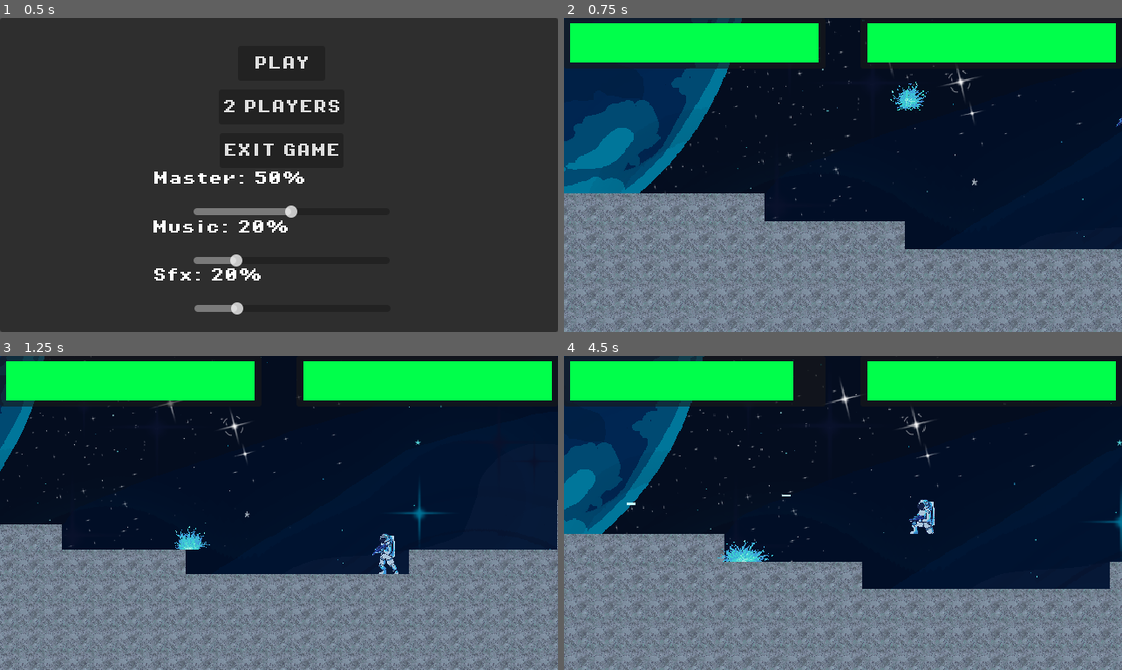
Above: before the commit, frames 1-4 (two rows, left to right).
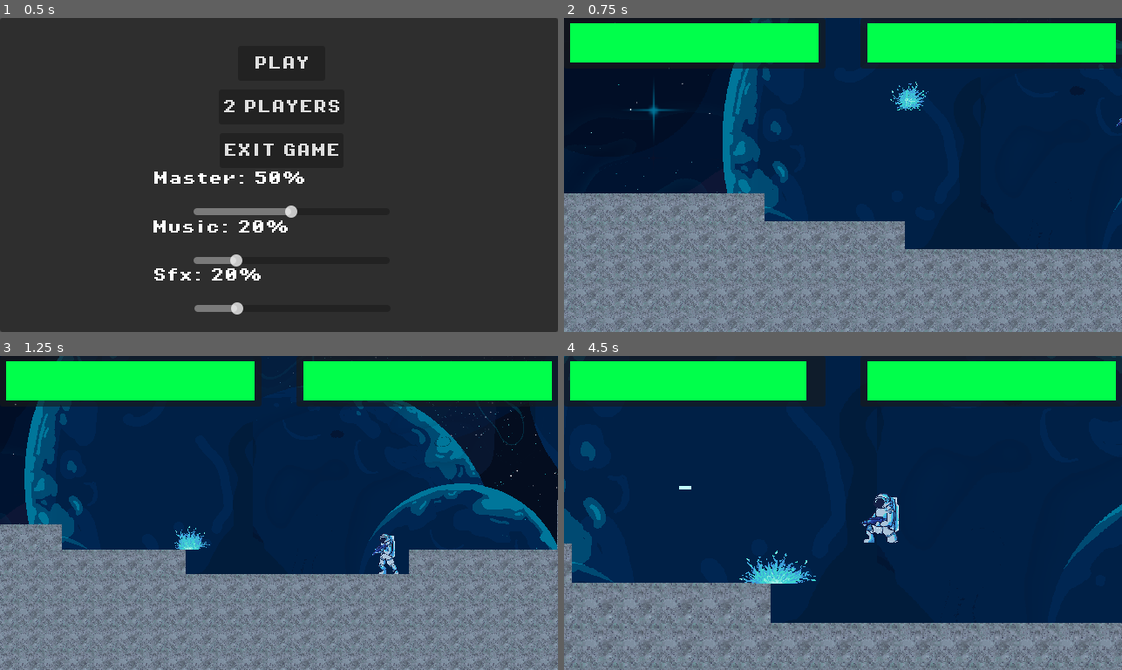
Above: after the commit, the same moments.

Repository: Abel-Breaker/CuanticFight
Game: Godot game, scene res://scenes/ui/MainMenu.tscn
Same seed, same stepped clock (60 frames per second), same inputs: the game is played once before the commit and once after it.
Inputs (mouse positions are in pixels of both pictures, inside the frame that each line leads up to):
- Up to frame 1 (0.5 s): no input
- Up to frame 2 (0.75 s): click "PLAY" at 0.5 s
- Up to frame 3 (1.25 s): no input
- Up to frame 4 (4.5 s): move the mouse to (965, 497) at 1.27 s; tap Left (move_left_2) at 1.35, 2.3, 3.6 s; tap Up (jump_2) at 1.52, 2.27, 3.77 s; tap Right (move_right_2) at 1.55, 2.1, 3.05, 4.35 s; move the mouse to (731, 528) at 2.02 s; move the mouse to (898, 443) at 2.77 s; tap Shift (light_attack_2) at 2.85 s; move the mouse to (815, 575) at 3.52 s; move the mouse to (1010, 560) at 4.27 s

Frame 1 is identical in both runs. In frame 2, 40% of the frame differs, in the area x 0-100%, y 0-74%; in frame 3, 34%; in frame 4, 59%, in the area x 0-100%, y 0-100%.

Commit message:
Added cooldown to the black hole and life to the characters. Improved AI. Divided testing map backgroind in 4

Diff:
--- a/scenes/characters/ClassicEspecialAttack.tscn
+++ b/scenes/characters/ClassicEspecialAttack.tscn
@@ -6,7 +6,7 @@
 script = ExtResource("1_r00vp")
 
 [node name="Cooldown" type="Timer" parent="." unique_id=1686921152]
-wait_time = 2.0
+wait_time = 4.0
 one_shot = true
 
 [node name="EffectTimer" type="Timer" parent="." unique_id=1934980092]
--- a/scenes/stages/TestingMap.tscn
+++ b/scenes/stages/TestingMap.tscn
@@ -30,8 +30,26 @@
 
 [node name="Sprite2D" type="Sprite2D" parent="." unique_id=2034486664]
 show_behind_parent = true
-position = Vector2(284, -655)
-scale = Vector2(1.2998937, 1.2998942)
+position = Vector2(1297.2156, -290.47702)
+scale = Vector2(0.68508065, 0.68508095)
+texture = ExtResource("5_e8gxf")
+
+[node name="Sprite2D2" type="Sprite2D" parent="." unique_id=65438050]
+show_behind_parent = true
+position = Vector2(-797.99976, -283)
+scale = Vector2(0.68508065, 0.68508095)
+texture = ExtResource("5_e8gxf")
+
+[node name="Sprite2D3" type="Sprite2D" parent="." unique_id=1359709574]
+show_behind_parent = true
+position = Vector2(-805, -1650)
+scale = Vector2(0.68508065, 0.68508095)
+texture = ExtResource("5_e8gxf")
+
+[node name="Sprite2D4" type="Sprite2D" parent="." unique_id=1669628266]
+show_behind_parent = true
+position = Vector2(1289.9998, -1676.0001)
+scale = Vector2(0.68508065, 0.68508095)
 texture = ExtResource("5_e8gxf")
 
 [node name="Spawn1" type="Marker2D" parent="." unique_id=1732612166]
--- a/scenes/vfx/BlackHole.tscn
+++ b/scenes/vfx/BlackHole.tscn
@@ -2,45 +2,48 @@
 
 [ext_resource type="Texture2D" uid="uid://dx7jk3cobxs6l" path="res://assets/sprites/blackHole.png" id="1_8g5r0"]
 
+[sub_resource type="AtlasTexture" id="AtlasTexture_8g5r0"]
+atlas = ExtResource("1_8g5r0")
+region = Rect2(0, 128, 256, 128)
+
 [sub_resource type="AtlasTexture" id="AtlasTexture_523ya"]
 atlas = ExtResource("1_8g5r0")
-region = Rect2(0, 0, 256, 256)
+region = Rect2(256, 128, 256, 128)
 
 [sub_resource type="AtlasTexture" id="AtlasTexture_juls2"]
 atlas = ExtResource("1_8g5r0")
-region = Rect2(256, 0, 256, 256)
+region = Rect2(512, 128, 256, 128)
 
 [sub_resource type="AtlasTexture" id="AtlasTexture_nvip5"]
 atlas = ExtResource("1_8g5r0")
-region = Rect2(512, 0, 256, 256)
+region = Rect2(768, 128, 256, 128)
 
 [sub_resource type="AtlasTexture" id="AtlasTexture_p8i2x"]
 atlas = ExtResource("1_8g5r0")
-region = Rect2(768, 0, 256, 256)
+region = Rect2(1024, 128, 256, 128)
 
 [sub_resource type="AtlasTexture" id="AtlasTexture_6xdr8"]
 atlas = ExtResource("1_8g5r0")
-region = Rect2(1024, 0, 256, 256)
+region = Rect2(1280, 128, 256, 128)
 
 [sub_resource type="AtlasTexture" id="AtlasTexture_ssvqt"]
 atlas = ExtResource("1_8g5r0")
-region = Rect2(1280, 0, 256, 256)
+region = Rect2(1536, 128, 256, 128)
 
 [sub_resource type="AtlasTexture" id="AtlasTexture_58el8"]
 atlas = ExtResource("1_8g5r0")
-region = Rect2(1536, 0, 256, 256)
+region = Rect2(1792, 128, 256, 128)
 
 [sub_resource type="AtlasTexture" id="AtlasTexture_ue71i"]
 atlas = ExtResource("1_8g5r0")
-region = Rect2(1792, 0, 256, 256)
-
-[sub_resource type="AtlasTexture" id="AtlasTexture_n6qmo"]
-atlas = ExtResource("1_8g5r0")
-region = Rect2(2048, 0, 256, 256)
+region = Rect2(2048, 128, 256, 128)
 
 [sub_resource type="SpriteFrames" id="SpriteFrames_p8i2x"]
 animations = [{
 "frames": [{
+"duration": 1.0,
+"texture": SubResource("AtlasTexture_8g5r0")
+}, {
 "duration": 1.0,
 "texture": SubResource("AtlasTexture_523ya")
 }, {
@@ -64,9 +67,6 @@
 }, {
 "duration": 1.0,
 "texture": SubResource("AtlasTexture_ue71i")
-}, {
-"duration": 1.0,
-"texture": SubResource("AtlasTexture_n6qmo")
 }],
 "loop": true,
 "name": &"default",
--- a/scripts/character/character_parent.gd
+++ b/scripts/character/character_parent.gd
@@ -4,7 +4,7 @@
 
 const SPEED = 150.0
 const JUMP_VELOCITY = -450.0
-const MAX_HEALTH = 100
+const MAX_HEALTH = 200
 
 @export var charID : int = 1
 @export var player_type : ProyectilesManager.ProyectileType = ProyectilesManager.ProyectileType.QUANTIC
--- a/scripts/core/AIController.gd
+++ b/scripts/core/AIController.gd
@@ -42,7 +42,7 @@
 		#mood = E_Mood.ESCAPING
 	elif mood != E_Mood.ESCAPING and enemy.current_health < enemy.MAX_HEALTH*0.5:
 		mood = E_Mood.HUNTING
-	if randf() < time_since_last_jump:
+	if randf() < time_since_last_jump*2:
 		jump()
 		time_since_last_jump = 0
 	else:
@@ -72,11 +72,9 @@
 
 func look_away_from_enemy() -> void:
 	if im_on_the_right():
-		Input.action_press("move_right_2")
-		Input.action_release("move_right_2")
+		safe_random_yielding_input_pressing("move_right_2", 1)
 	else:
-		Input.action_press("move_left_2")
-		Input.action_release("move_left_2")
+		safe_random_yielding_input_pressing("move_left_2", 1)
 
 func look_towards_enemy() -> void:
 	if im_on_the_right():
